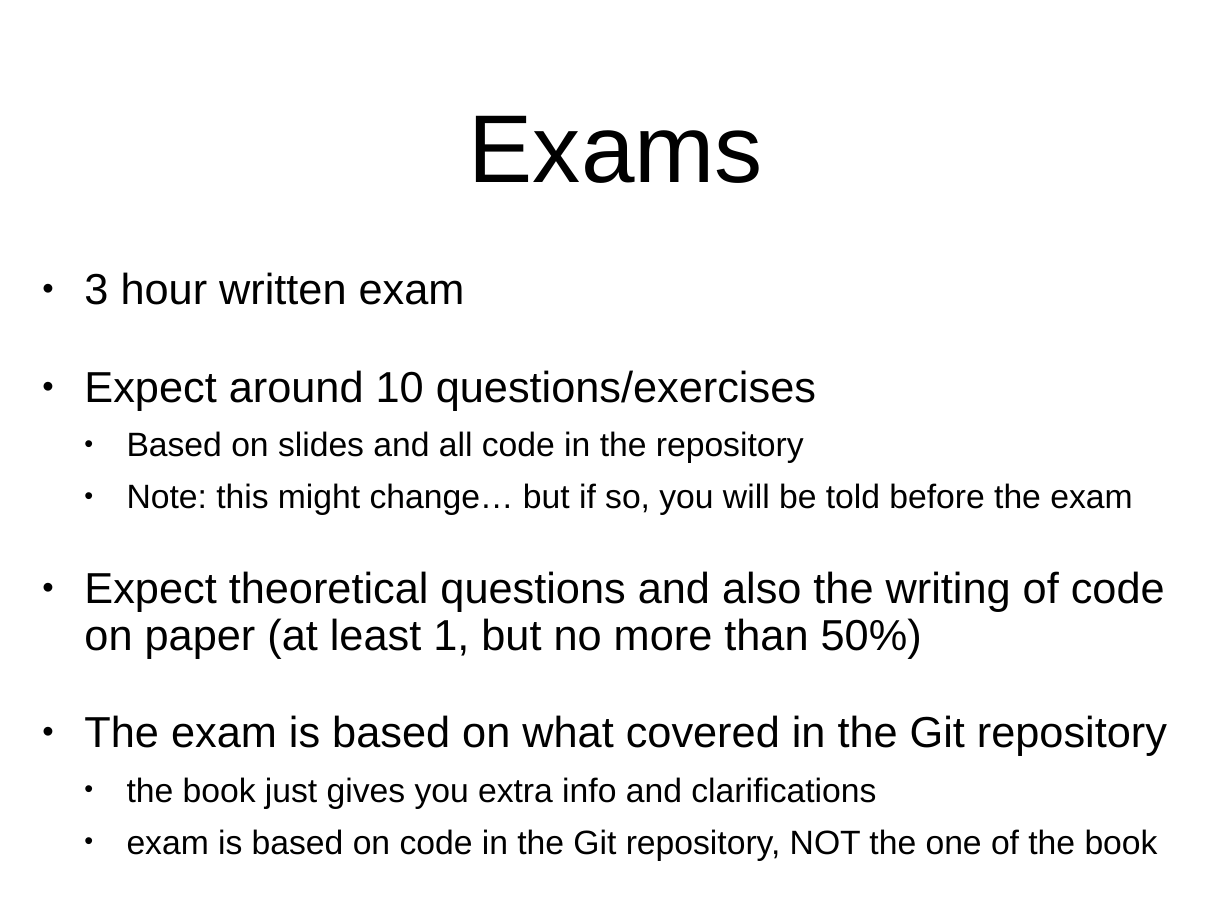
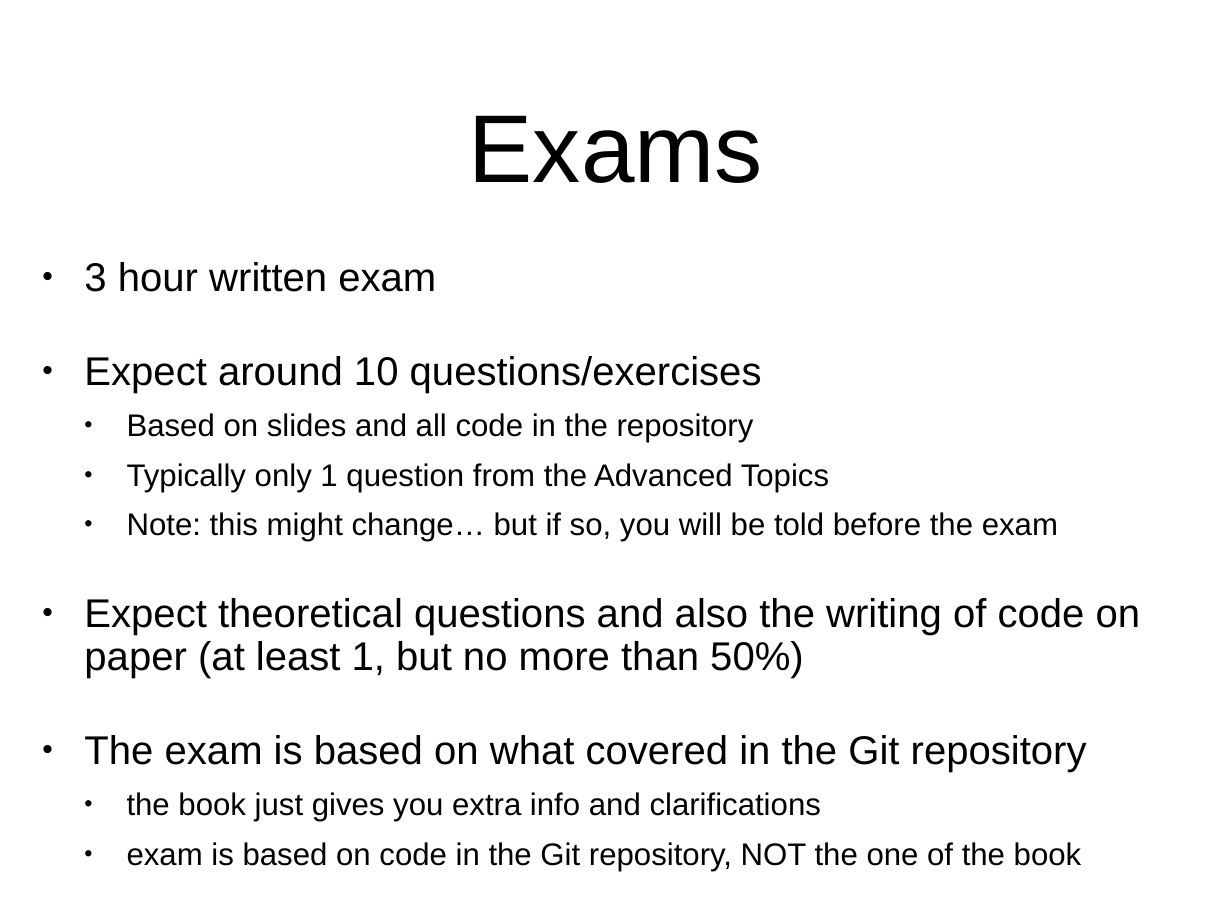
Before and after one commit to arcuri82/algorithms, a slide deck: slide 22 of docs/slides/01/01_intro.pptx (slide 15 before the commit). Drawn at 1232x924 pixels with LibreOffice and Linux fonts; fonts in the diff are those of the drawing. Boxes give left, top, right and bottom in pixels: in the first picture for what was removed or moved away, otherwise in the second. Text is boxed around its words. In the diff, an @@ line names an element or a change of style, - is before the commit and + after.

```diff
--- a/docs/slides/01/01_intro.pptx
+++ b/docs/slides/01/01_intro.pptx
@@ text at bbox=[84, 262, 1141, 871]: size 36 to 33.3 pt in "3 hour written exam", "Expect around 10 questions/exercises", "Expect theoretical questions and also the writing ...", "The exam is based on what covered ..."; size 28 to 25.9 pt in "Based on slides and all code in ...", "Note: this might change… but if so, ...", "the book just gives you extra info ...", "exam is based on code in the ..." @@
@@ text at bbox=[127, 463, 829, 492]: paragraph added @@
+  • Typically only 1 question from the Advanced Topics
```
Also in this commit, not shown: 6 other slides changed, 9 slides added, 2 other files.
